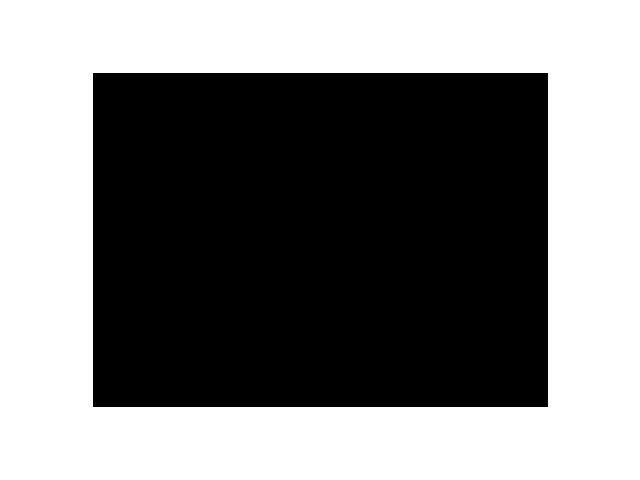
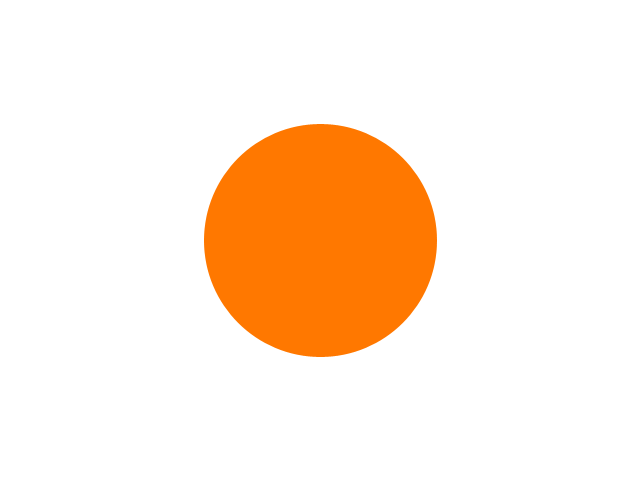
Two versions of the same layered image (640 × 480). Layer-by-layer changes:
added layer "シェイプ 2" above "シェイプ 1" over [204, 124, 437, 357]
hid "シェイプ 1" over [93, 73, 548, 407]
